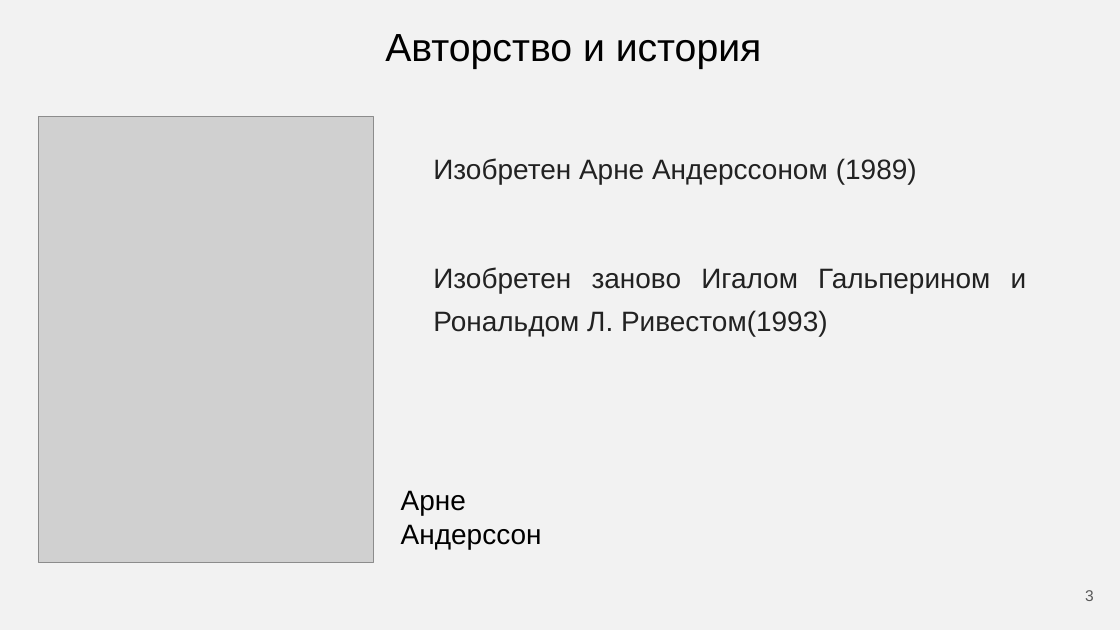
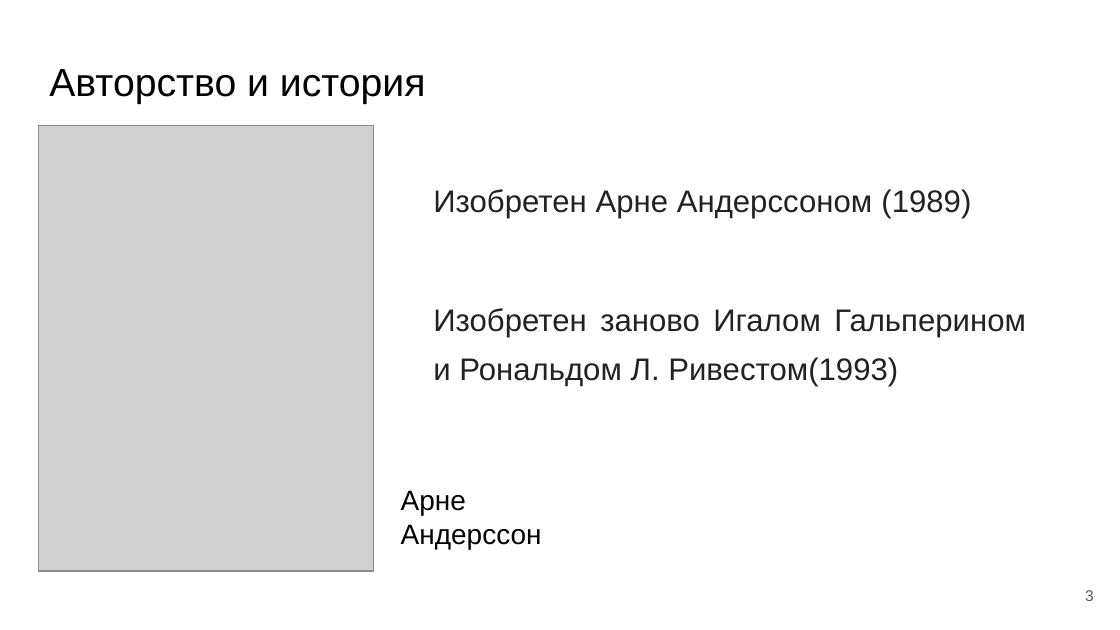
Before and after one commit to Flnchkv/ScapeGoat_Three, a slide deck: slide 3 of ScapeGoat Three.pptx. Drawn at 1120x630 pixels with LibreOffice and Linux fonts; fonts in the diff are those of the drawing; grey boxes stand for pictures. Boxes give left, top, right and bottom in pixels: in the first picture for what was removed or moved away, otherwise in the second. Text is boxed around its words. In the diff, an @@ line names an element or a change of style, - is before the commit and + after.

```diff
--- a/ScapeGoat Three.pptx
+++ b/ScapeGoat Three.pptx
@@ background #F2F2F2 to #FFFFFF @@
@@ title "Авторство и история": place and size @@
-title "Авторство и история" at bbox=[385, 34, 762, 69]
+title "Авторство и история" at bbox=[49, 69, 426, 104]
@@ title "Авторство и история" at bbox=[49, 69, 426, 104]: alignment centre to left @@
@@ picture: place and size @@
-picture at bbox=[38, 116, 373, 562]
+picture at bbox=[38, 125, 373, 571]
@@ text "Изобретен Арне Андерссоном (1989)": place and size @@
-text "Изобретен Арне Андерссоном (1989)" at bbox=[433, 158, 1027, 337]
+text "Изобретен Арне Андерссоном (1989)" at bbox=[433, 189, 1026, 386]
@@ text "Изобретен Арне Андерссоном (1989)" at bbox=[433, 189, 1026, 386]: size 18 to 20 pt @@
```
Also in this commit, not shown: 8 other slides changed, 4 slides added, 2 other files.
